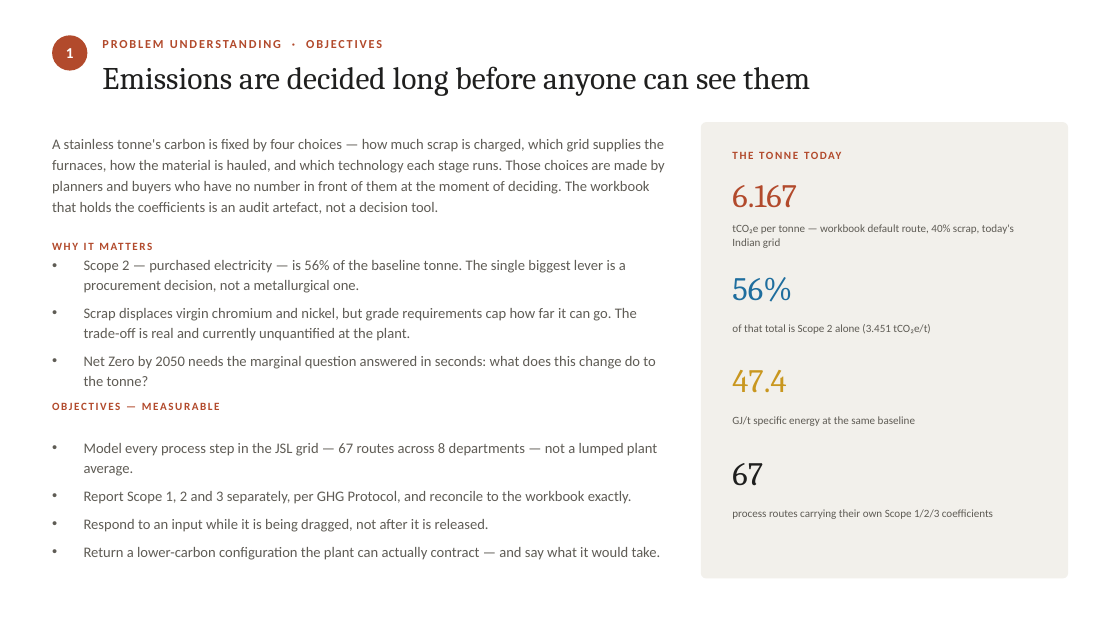
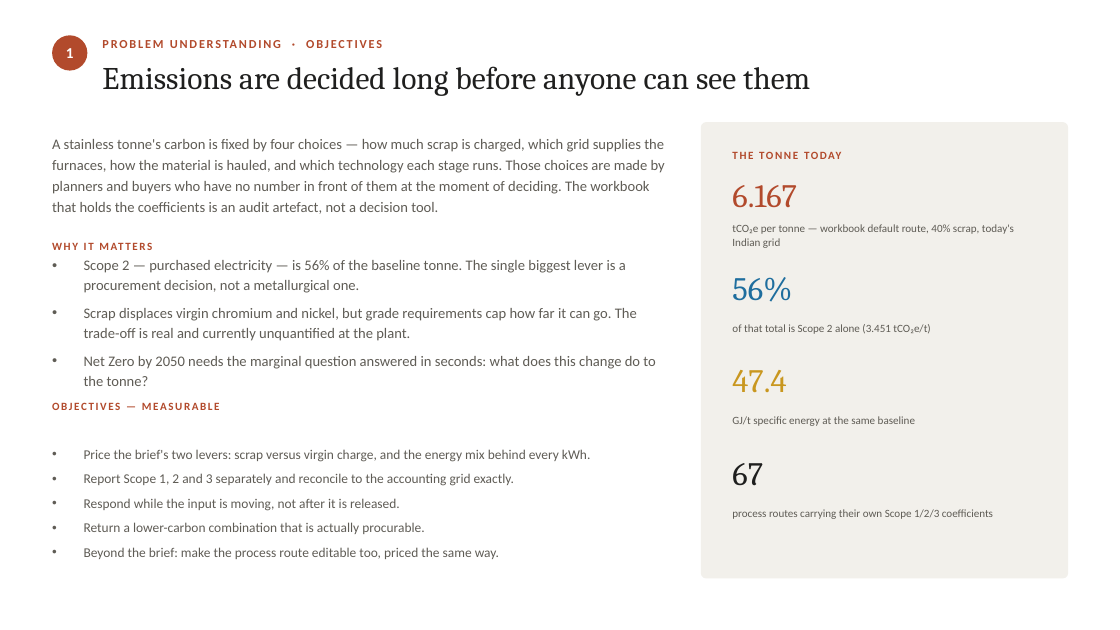
Before and after one commit to ZarciusOnDeath/CarbonSpark, a slide deck: slide 2 of CarbonSpark_PS3.pptx. Drawn at 1120x630 pixels with LibreOffice and Linux fonts; fonts in the diff are those of the drawing. Boxes give left, top, right and bottom in pixels: in the first picture for what was removed or moved away, otherwise in the second. Text is boxed around its words. In the diff, an @@ line names an element or a change of style, - is before the commit and + after.

```diff
--- a/CarbonSpark_PS3.pptx
+++ b/CarbonSpark_PS3.pptx
@@ text at box(84, 449, 590, 559): text changed; size 12.5 to 11.5 pt @@
-• Model every process step in the JSL grid — 67 routes across 8 departments — not a lumped plant average.
-• Report Scope 1, 2 and 3 separately, per GHG Protocol, and reconcile to the workbook exactly.
-• Respond to an input while it is being dragged, not after it is released.
-• Return a lower-carbon configuration the plant can actually contract — and say what it would take.
+• Price the brief's two levers: scrap versus virgin charge, and the energy mix behind every kWh.
+• Report Scope 1, 2 and 3 separately and reconcile to the accounting grid exactly.
+• Respond while the input is moving, not after it is released.
+• Return a lower-carbon combination that is actually procurable.
+• Beyond the brief: make the process route editable too, priced the same way.
```
Also in this commit, not shown: 3 other slides changed, 1 other file.
